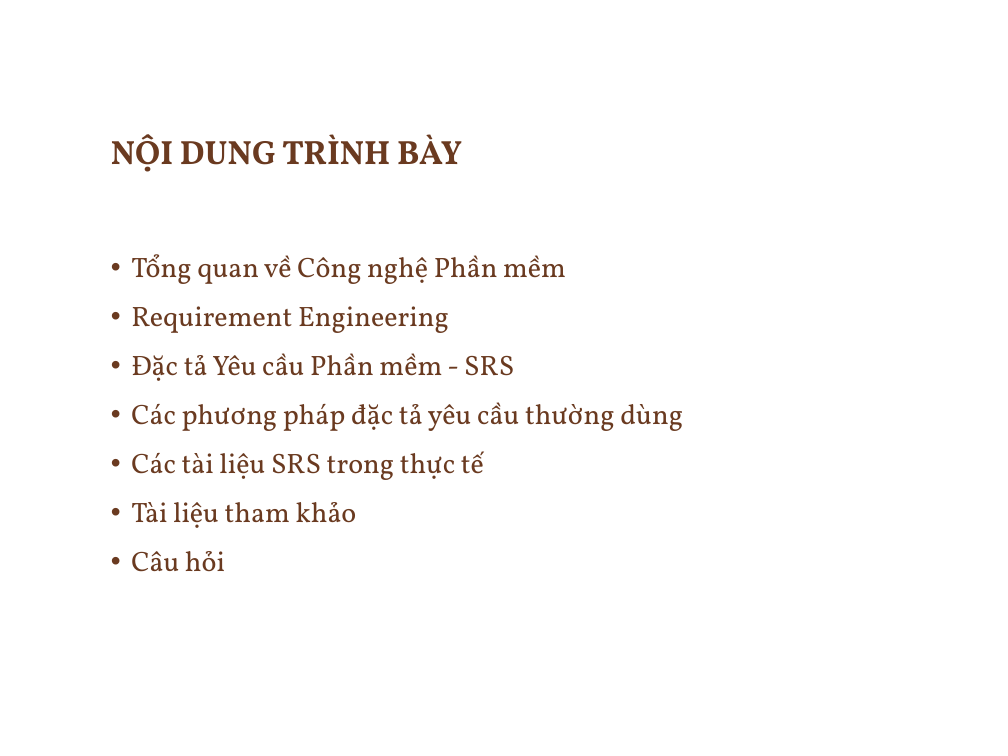
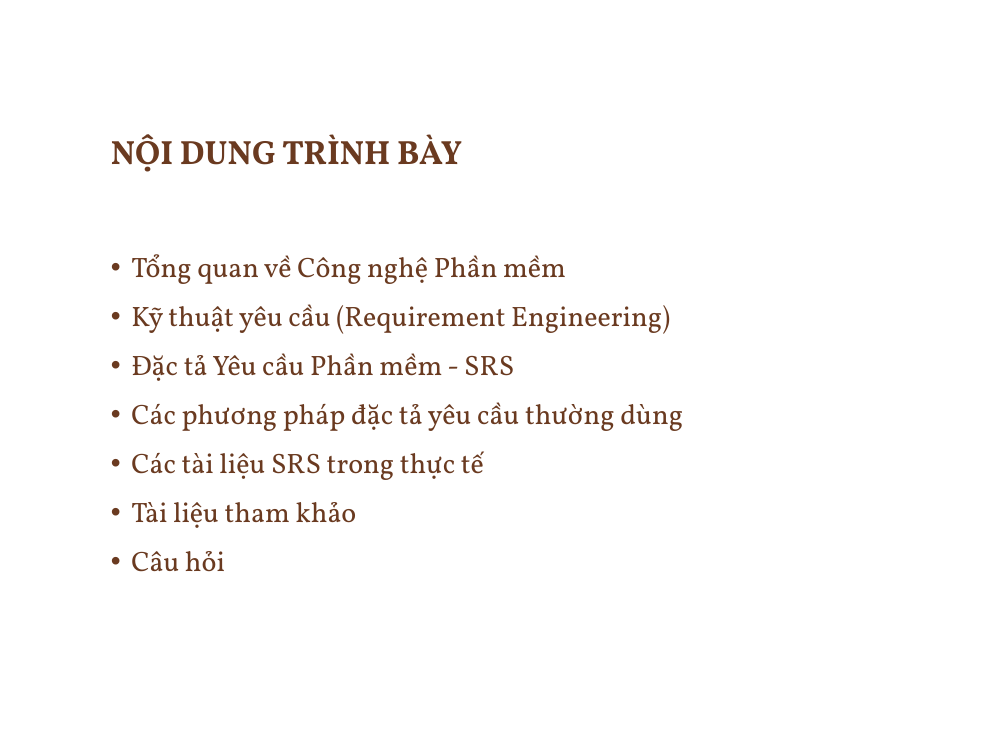
Before and after one commit to ChrisJamison/seminar_cnpm, a slide deck: slide 2 of Seminar/Software Requirement.pptx. Drawn at 1008x756 pixels with LibreOffice and Linux fonts; fonts in the diff are those of the drawing; background and template pictures are left out. Boxes give left, top, right and bottom in pixels: in the first picture for what was removed or moved away, otherwise in the second. Text is boxed around its words. In the diff, an @@ line names an element or a change of style, - is before the commit and + after.

```diff
--- a/Seminar/Software Requirement.pptx
+++ b/Seminar/Software Requirement.pptx
@@ text at box(131, 304, 670, 334): text changed @@
-• Requirement Engineering
+• Kỹ thuật yêu cầu (Requirement Engineering)
```
Also in this commit, not shown: 3 other slides changed.
